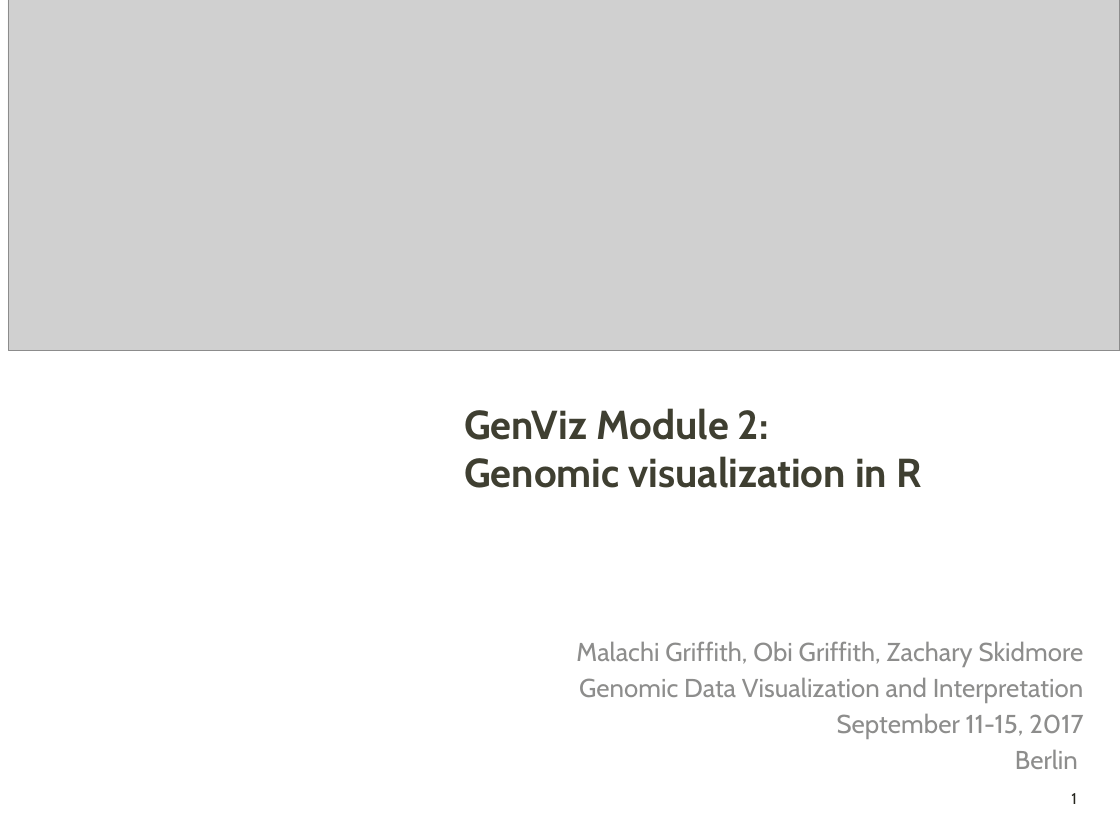
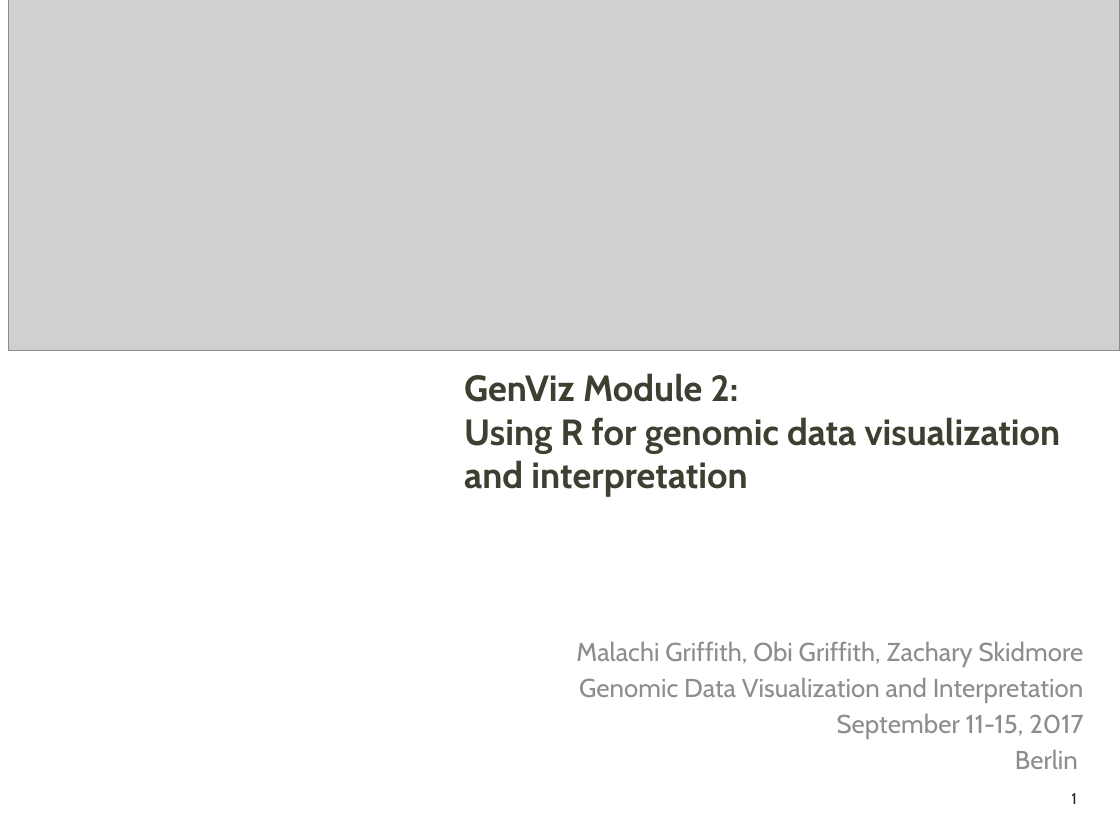
Before and after one commit to griffithlab/genviz.org, a slide deck: slide 1 of lectures/GenViz_Module2_Lecture.pptx. Drawn at 1120x840 pixels with LibreOffice and Linux fonts; fonts in the diff are those of the drawing; grey boxes stand for pictures; background and template pictures are left out. Boxes give left, top, right and bottom in pixels: in the first picture for what was removed or moved away, otherwise in the second. Text is boxed around its words. In the diff, an @@ line names an element or a change of style, - is before the commit and + after.

```diff
--- a/lectures/GenViz_Module2_Lecture.pptx
+++ b/lectures/GenViz_Module2_Lecture.pptx
@@ title at [464,373,1061,497]: text changed; size 26 to 23.4 pt @@
-GenViz Module 2:
-Genomic visualization in R
+GenViz Module 2:
+Using R for genomic data visualization and interpretation
```
Also in this commit, not shown: 2 other slides changed, 6 other files.
